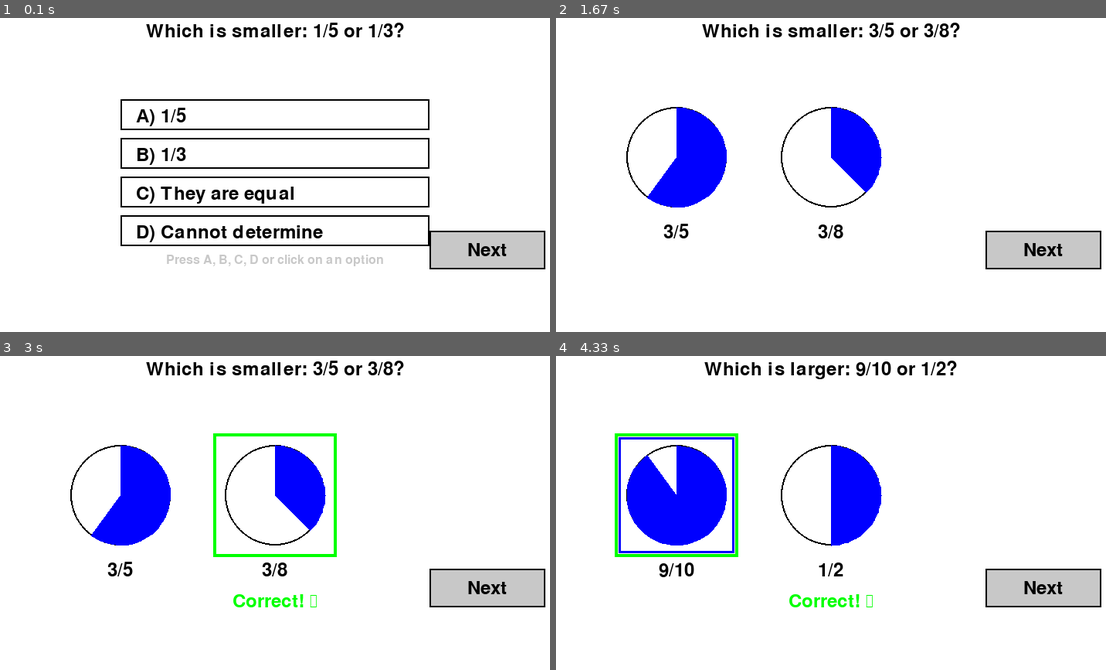
Above: before the commit, frames 1-4 (two rows, left to right).
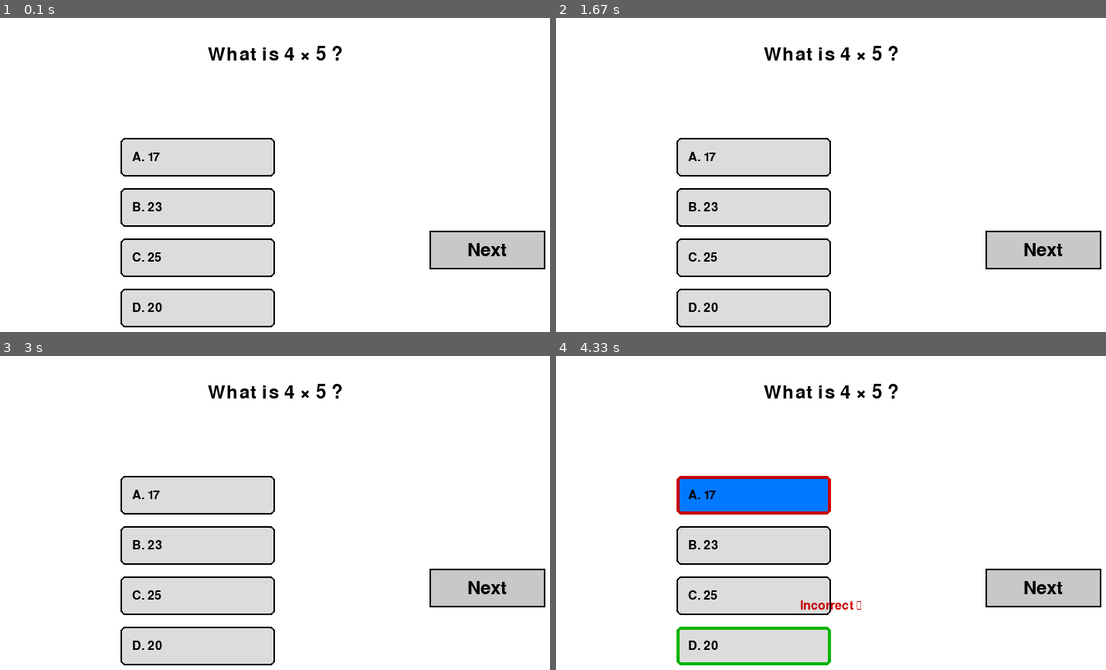
Above: after the commit, the same moments.

Repository: gulyakovaop-cloud/learn-fractions
Game: pygame game, started from learn_pygame_solid.py
The game is run twice, just before and just after one commit, with the same random seed, the same clock (stepped at 60 frames per second) and the same inputs.
Inputs (mouse positions are in pixels of both pictures, inside the frame that each line leads up to):
- Up to frame 1 (0.1 s): no input
- Up to frame 2 (1.67 s): click (831, 153) at 0.38 s, where only the run before the commit has a clickable "B) 1/3"; tap Enter at 0.67 s; click "Next" at 1.05 s; click "Next" at 1.38 s
- Up to frame 3 (3 s): click (275, 494) at 1.72 s; click (outside the picture) at 2.05 s; click (126, 462) at 2.38 s; click (outside the picture) at 2.72 s
- Up to frame 4 (4.33 s): click (809, 475) at 3.05 s; click (743, 456) at 3.38 s; click "Next" at 3.72 s; click (677, 494) at 4.05 s

The runs differ from the first frame. In frame 1, 17% of the frame differs, in the area x 21-79%, y 1-99%; in frame 2, 19%; in frame 3, 19%; in frame 4, 22%, in the area x 10-73%, y 1-99%.

Commit message:
More multiplications

Diff:
--- a/exercises/multiplication_exercise_num.py
+++ b/exercises/multiplication_exercise_num.py
@@ -34,8 +34,8 @@
 
     def generate_question(self) -> Tuple[str, Any]:
         """Generate a multiplication question with 4 choices."""
-        self.a = random.randint(1, self.max_number)
-        self.b = random.randint(1, self.max_number)
+        self.a = random.randint(2, self.max_number)
+        self.b = random.randint(2, self.max_number)
         self.correct_answer = self.a * self.b
 
         self.options = self._generate_options(self.correct_answer)
--- a/learn_pygame_solid.py
+++ b/learn_pygame_solid.py
@@ -40,11 +40,13 @@
     exercises = [
         NumberLineExercise(),
         FractionComparisonExercise(),
-        AdvancedFractionComparisonExercise(difficulty="easy"),
-        AdvancedFractionComparisonExercise(difficulty="medium"),
+        # AdvancedFractionComparisonExercise(difficulty="easy"),
+        # AdvancedFractionComparisonExercise(difficulty="medium"),
         AdvancedFractionComparisonExercise(difficulty="hard"),
         # MultiplicationExercise(difficulty="easy"),
         MultiplicationExerciseNum(5),
+        MultiplicationExerciseNum(6),
+        MultiplicationExerciseNum(7),
         # MultiplicationExercise(difficulty="medium"),
         # MultiplicationExercise(difficulty="hard"),
     ]
